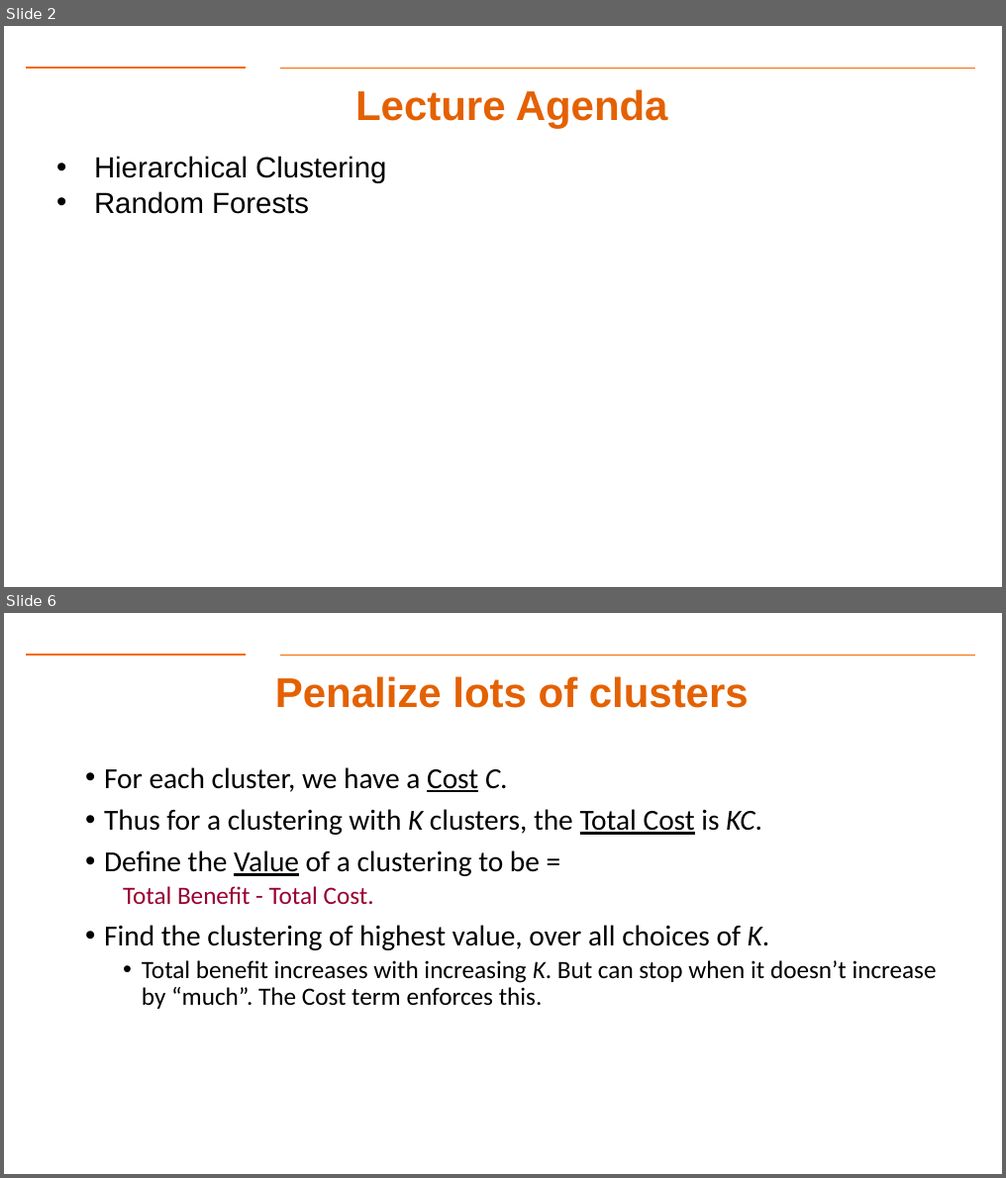
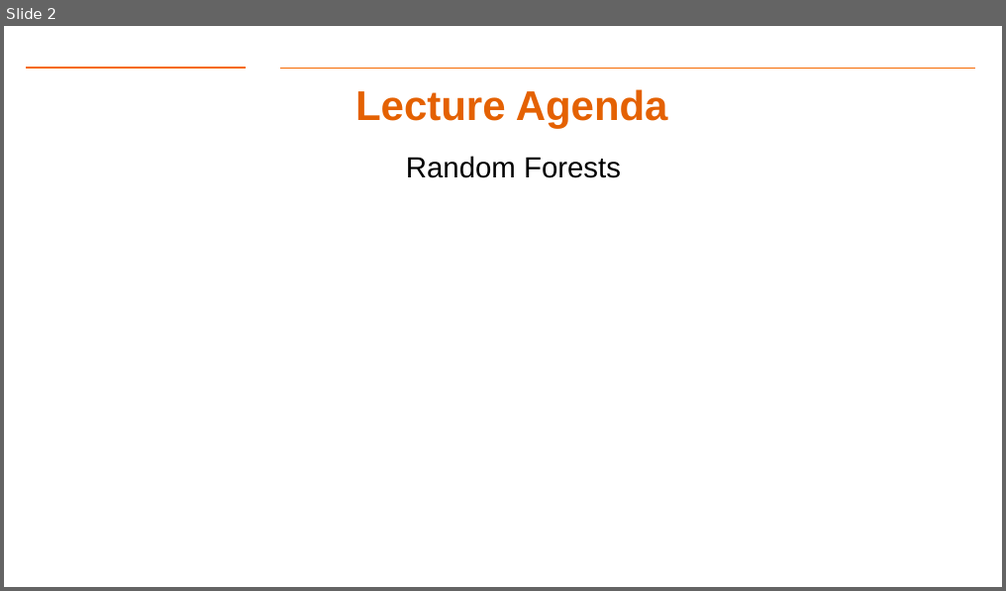
Before and after one commit to gk5951/RIT-DSCI-633-FDS, a slide deck: Syllabus/Lecture11/Lec11.pptx. Shown one above the other, each under a label of ours: slides 2 and 6 before the commit, slide 2 after it; the slides between them are not shown. The pictures are 1006x1178 and 1006x591 pixels, drawn with LibreOffice and Linux fonts; fonts in the diff are those of the drawing; background and template pictures are left out. Boxes give left, top, right and bottom in pixels: in the first picture for what was removed or moved away, otherwise in the second. Text is boxed around its words. In the diff, an @@ line names an element or a change of style, - is before the commit and + after.

```diff
--- a/Syllabus/Lecture11/Lec11.pptx
+++ b/Syllabus/Lecture11/Lec11.pptx
@@ slide 6 removed at (x1=4, y1=613, x2=1002, y2=1174), background #FFFFFF; not listed: 2 template elements that a slide beside it also shows @@
@@ title removed at (x1=275, y1=676, x2=748, y2=708) @@
-Penalize lots of clusters
@@ text removed at (x1=104, y1=767, x2=937, y2=1009) @@
-• For each cluster, we have a Cost C.
-• Thus for a clustering with K clusters, the Total Cost is KC.
-• Define the Value of a clustering to be =
-  Total Benefit - Total Cost.
-• Find the clustering of highest value, over all choices of K.
-  • Total benefit increases with increasing K. But can stop when it doesn’t increase by “much”. The Cost term enforces this.
@@ slide 2 changed as well @@
@@ text "Random Forests" at (x1=406, y1=156, x2=621, y2=178): bullet • to none @@
@@ text at (x1=94, y1=156, x2=386, y2=183): paragraph removed @@
-• Hierarchical Clustering
```
Also in this commit, not shown: 2 other slides changed, 7 slides added, 14 other slides removed, 7 other files.
